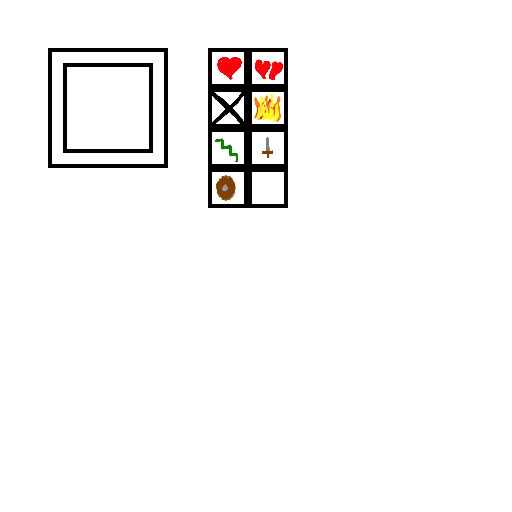
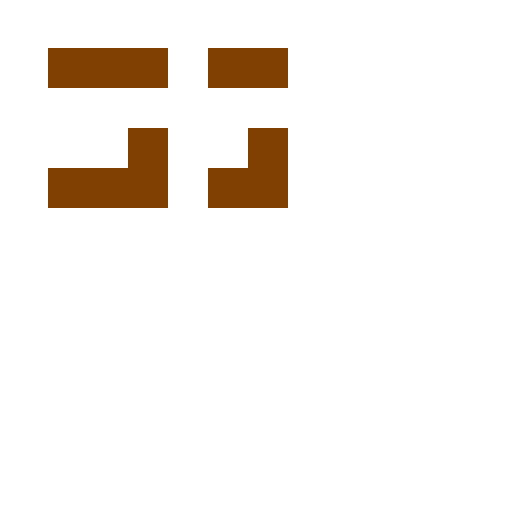
Before/after of a 512x512 layered artwork. What changed in the layer stack:
added group "tiles" with 4 layers above "level" over [left=48, top=48, right=288, bottom=208]
added layer "Paint Layer 2(pasted)" (1st of 3, in "tiles") in group "tiles" over [left=128, top=48, right=288, bottom=208]
added layer "Paint Layer 2(pasted)" (2nd of 3, in "tiles") in group "tiles" over [left=128, top=128, right=288, bottom=208]
added layer "Copy of Paint Layer 2(pasted)" in group "tiles" over [left=48, top=56, right=256, bottom=208]
added layer "Paint Layer 2(pasted)" (3rd of 3, in "tiles") in group "tiles" over [left=48, top=48, right=256, bottom=192]
moved "heart" into group "level" over [left=208, top=48, right=256, bottom=128]
moved "heart2" into group "level" over [left=208, top=48, right=288, bottom=128]
moved "blocked" into group "level" over [left=208, top=48, right=256, bottom=208]
moved "fire" into group "level" over [left=208, top=48, right=288, bottom=208]
moved "exit" into group "level" over [left=208, top=80, right=256, bottom=208]
moved "sword" into group "level" over [left=232, top=80, right=288, bottom=208]
moved "shield" into group "level" over [left=208, top=56, right=256, bottom=208]
moved "base" into group "level" over [left=232, top=120, right=288, bottom=208]
moved "wal" into group "level" over [left=48, top=48, right=168, bottom=200]
